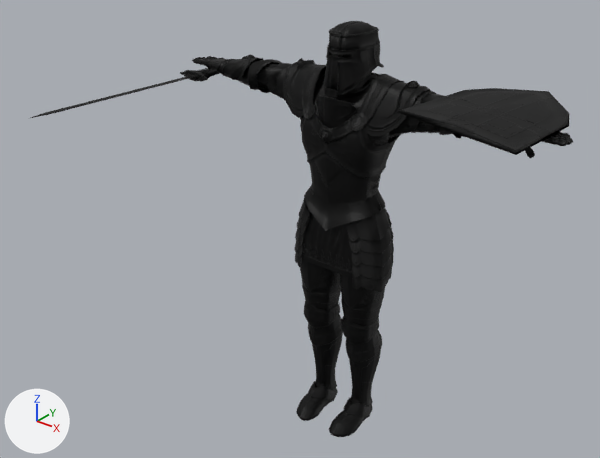
Before and after pictures for a commit that changed the glTF model Meshes/Paladin/Paladin.gltf.
Before and after are seen from a 50 mm lens placed at (28.3, -39.9, 38.3), pointed at (-1.6, -2.5, 15.1). Lighting does not change. The marker at lower left points along +X, +Y and +Z. Where no turn or scale is listed for an object, it has been applied to the vertices.

The older version as bpy lines, for what is in view:
```python
ob_paladin_j_nordstrom = bpy.data.objects.new('Paladin_J_Nordstrom', me_paladin_j_nordstrom)
ob_paladin_j_nordstrom.location = (0.0, 0.0, 0.0)
ob_paladin_j_nordstrom_helmet = bpy.data.objects.new('Paladin_J_Nordstrom_Helmet', me_paladin_j_nordstrom_helmet)
ob_paladin_j_nordstrom_helmet.location = (0.0, 0.0, 0.0)
ob_paladin_j_nordstrom_helmet.scale = (0.162, 0.162, 0.162)
ob_paladin_j_nordstrom_shield = bpy.data.objects.new('Paladin_J_Nordstrom_Shield', me_paladin_j_nordstrom_shield)
ob_paladin_j_nordstrom_shield.location = (0.0, 0.0, 0.0)
ob_paladin_j_nordstrom_shield.scale = (0.162, 0.162, 0.162)
ob_paladin_j_nordstrom_sword = bpy.data.objects.new('Paladin_J_Nordstrom_Sword', me_paladin_j_nordstrom_sword)
ob_paladin_j_nordstrom_sword.location = (0.0, 0.0, 0.0)
ob_paladin_j_nordstrom_sword.scale = (0.162, 0.162, 0.162)
```
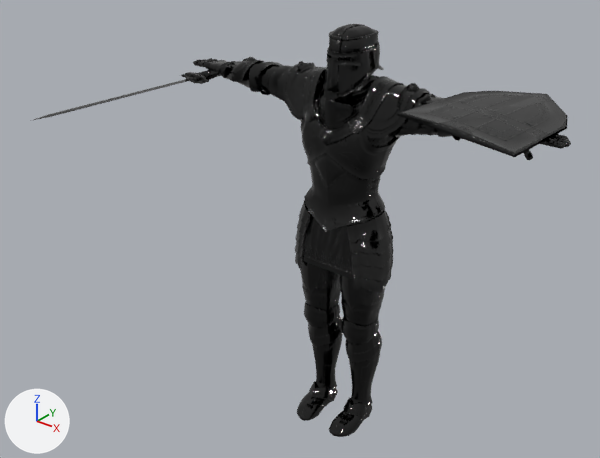
Where the newer file only moved an object's origin or applied its transform, the numbers keep the older frame.

Where the change shows, as pixel boxes (x1, y1, x2, y2) in the pictures (600 x 458 px):
'Paladin_J_Nordstrom_Sword', surface changed, rescaled: before (192, 22, 573, 437); after (193, 25, 571, 437)
'Paladin_J_Nordstrom_Helmet', surface changed, rescaled: before (397, 88, 569, 155); after (397, 91, 568, 157)
'Paladin_J_Nordstrom_Shield', rescaled: before (323, 21, 384, 97); after (323, 24, 384, 100)
'Paladin_J_Nordstrom', surface changed: (30, 55, 256, 121) in both

The change, as a diff of the scene's bpy script:
```diff
--- a/Meshes/Paladin/Paladin.gltf.py
+++ b/Meshes/Paladin/Paladin.gltf.py
@@ mat_paladin_mat @@
 mat_paladin_mat = bpy.data.materials.new('Paladin_MAT')
-# nodes: BsdfPrincipled, Math, NormalMap, OutputMaterial, TexImage x3
+# nodes: BsdfPrincipled, Math x2, NormalMap, OutputMaterial, SeparateColor, TexImage x3
 # uses the picture img_paladin_diffuse
@@ ob_paladin_j_nordstrom_helmet @@
 ob_paladin_j_nordstrom_helmet.location = (0.0, 0.0, 0.0)
-ob_paladin_j_nordstrom_helmet.scale = (0.162, 0.162, 0.162)
+ob_paladin_j_nordstrom_helmet.scale = (0.161, 0.161, 0.161)
@@ ob_paladin_j_nordstrom_shield @@
 ob_paladin_j_nordstrom_shield.location = (0.0, 0.0, 0.0)
-ob_paladin_j_nordstrom_shield.scale = (0.162, 0.162, 0.162)
+ob_paladin_j_nordstrom_shield.scale = (0.161, 0.161, 0.161)
@@ ob_paladin_j_nordstrom_sword @@
 ob_paladin_j_nordstrom_sword.location = (0.0, 0.0, 0.0)
-ob_paladin_j_nordstrom_sword.scale = (0.162, 0.162, 0.162)
+ob_paladin_j_nordstrom_sword.scale = (0.161, 0.161, 0.161)
```
